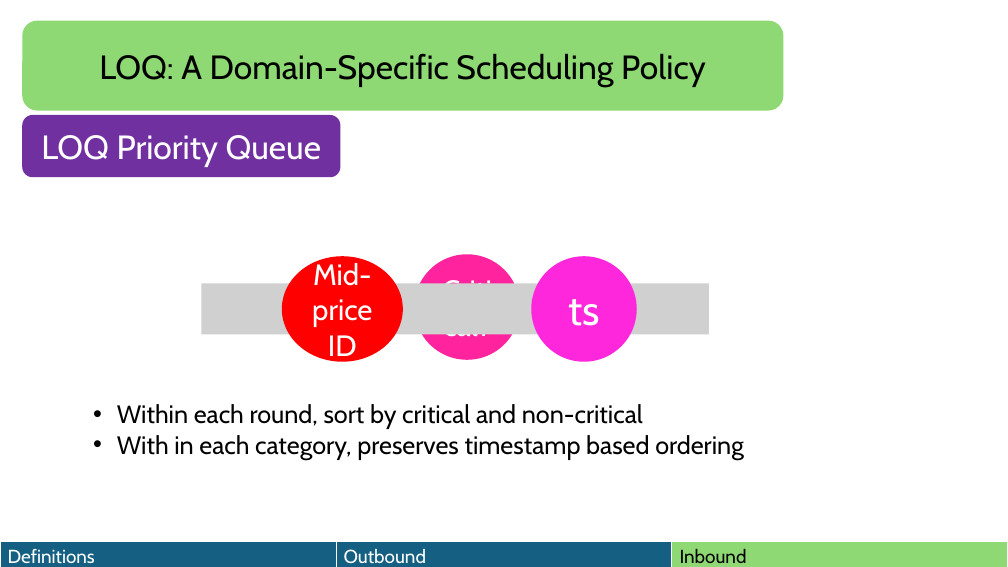
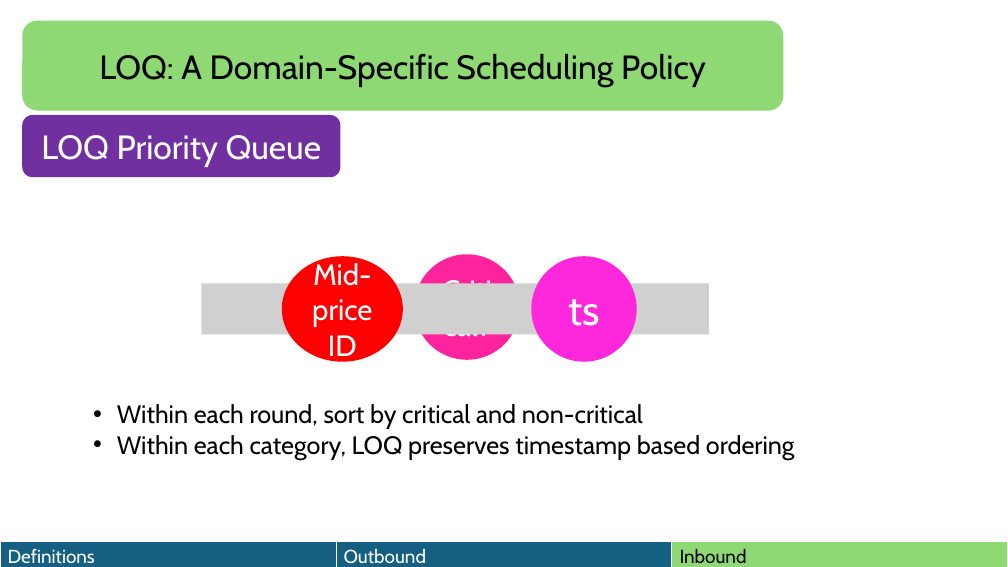
Before and after one commit to HaseebLUMS/Onyx-Presentation, a slide deck: slide 105 of thesis-latency-fairness.pptx. Drawn at 1008x567 pixels with LibreOffice and Linux fonts; fonts in the diff are those of the drawing; grey boxes stand for pictures. Boxes give left, top, right and bottom in pixels: in the first picture for what was removed or moved away, otherwise in the second. Text is boxed around its words. In the diff, an @@ line names an element or a change of style, - is before the commit and + after.

Commit message:
updated presentation

```diff
--- a/thesis-latency-fairness.pptx
+++ b/thesis-latency-fairness.pptx
@@ text at (117,435,795,460): text changed @@
-• With in each category, preserves timestamp based ordering
+• Within each category, LOQ preserves timestamp based ordering
```
Also in this commit, not shown: 1 other slide changed.
